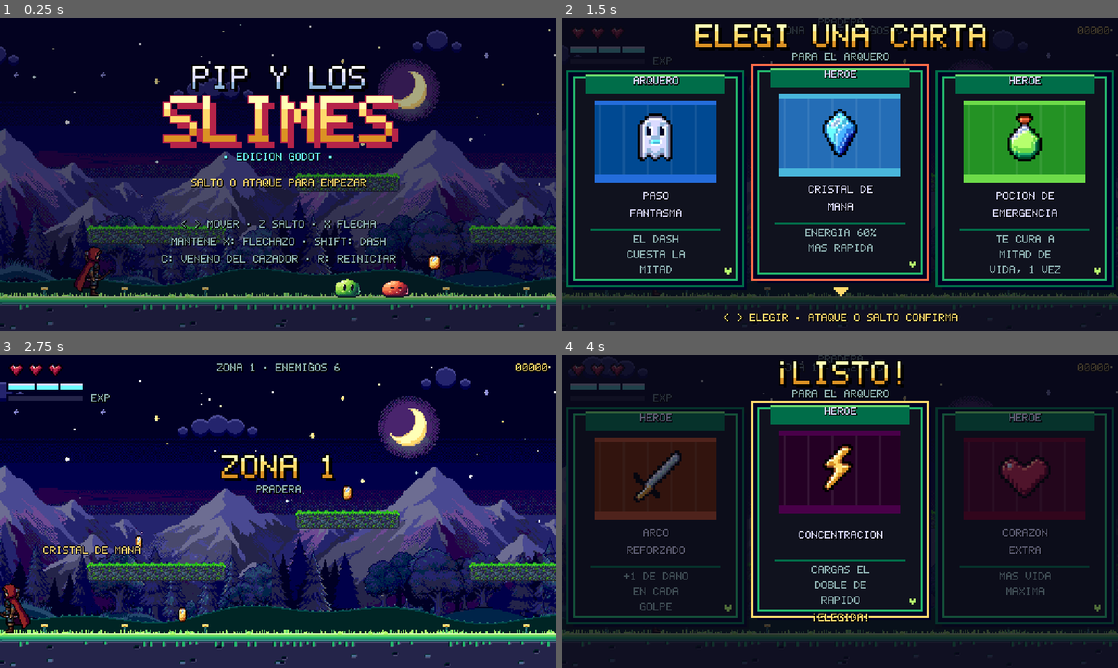
Above: before the commit, frames 1-4 (two rows, left to right).
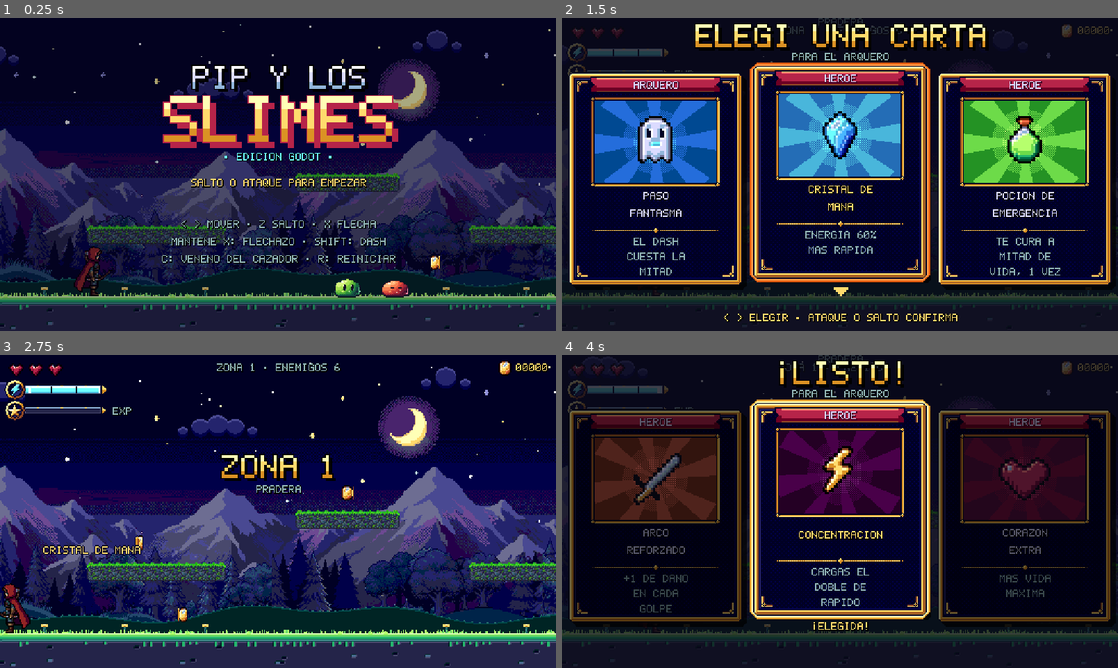
Above: after the commit, the same moments.

Repository: Monguit0/PIP-SLIME-GODOT
Game: Godot game, scene res://scenes/main.tscn
The game is run twice, just before and just after one commit, with the same random seed, the same clock (stepped at 60 frames per second) and the same inputs.
Inputs:
- Up to frame 1 (0.25 s): no input
- Up to frame 2 (1.5 s): hold X (atacar) 0.53-1.28 s; hold Right (derecha) from 0.53 s (still down); tap Space (saltar) at 0.77 s; tap Shift (especial) at 1.35 s
- Up to frame 3 (2.75 s): tap Space (saltar) at 1.52 s; release Right (derecha) at 2.03 s; hold Left (izquierda) from 2.03 s (still down); tap C (poder) at 2.1 s
- Up to frame 4 (4 s): release Left (izquierda) at 2.78 s; hold Right (derecha) from 2.78 s (still down); tap R (reiniciar) at 2.85 s; tap Space (saltar) at 3.02, 3.77 s; tap Z at 3.6 s

The runs differ from the first frame. In frame 1, less than 0.1% of the frame differs, in the area x 77-80%, y 75-81%; in frame 2, 32%, in the area x 0-100%, y 2-87%; in frame 3, 1.5%; in frame 4, 26%.

Commit message:
HUD en HD: barras con medallón, barra del jefe, marco de cartas y moneda que gira con canto
Co-Authored-By: Claude Opus 5.5 <noreply@anthropic.com>
Claude-Session: https://claude.ai/code/session_01Ei4JdnCu4YgE3Dnq9TvGQ8

Diff:
--- a/scripts/coin.gd
+++ b/scripts/coin.gd
@@ -1,8 +1,10 @@
 extends Node2D
-## Moneda: gira, flota y aparece con un saltito. La junta Pip o una flecha que pasa.
-## Cada una seguida sube el combo (y la nota, por la escala mayor).
+## Moneda: gira (con el canto dorado a la vista), flota y aparece con un saltito. La junta Pip o una
+## flecha que pasa. Cada una seguida sube el combo (y la nota, por la escala mayor).
 
-const TEX := preload("res://assets/sprites/items/coin.png")
+const Pix := preload("res://scripts/pix.gd")
+const SPIN := preload("res://assets/sprites/items/coin_spin.png")  # 8 cuadros de media vuelta, en HD
+const FRAMES := 8
 
 var t := 0.0
 var glint := 0.0   # destellito cada tanto
@@ -47,11 +49,15 @@
 	if born < 0.0:
 		return
 	var pop := minf(1.0, born / 0.25)
-	var spin := absf(cos(t * 3.2))
+	var fw := SPIN.get_width() / float(FRAMES)
+	var fh := float(SPIN.get_height())
+	var f := int(fmod(t * 3.2, PI) / PI * FRAMES) % FRAMES
 	var bob := roundf(sin(t * 4.0) * 1.5)
-	var w := maxf(2.0, roundf(6.0 * spin)) * ((0.5 + pop * 0.6) if pop < 1.0 else 1.0)
-	w = roundf(w)
-	draw_texture_rect(TEX, Rect2(-w / 2.0, -3.0 + bob, w, 7), false)
+	var grow := (0.5 + pop * 0.6) if pop < 1.0 else 1.0  # al nacer crece con un saltito
+	var sz := Vector2(fw, fh) / 2.0 * grow
+	draw_texture_rect_region(SPIN, Rect2(Pix.snapv(Vector2(-sz.x / 2.0, -3.0 + bob + (7.0 - sz.y) / 2.0)), sz),
+		Rect2(f * fw, 0, fw, fh))
+	var w := fw / 2.0 * absf(cos(t * 3.2))
 	# destellito de cuatro puntas en el borde
 	if glint < 0.0 and pop >= 1.0:
 		var k := sin(-glint / 0.2 * PI)
--- a/scripts/hud.gd
+++ b/scripts/hud.gd
@@ -4,12 +4,29 @@
 ## franjas de cine, pantalla roja, cuadro de impacto, ¡CRÍTICO!, carteles, elección de cartas,
 ## título, fin del juego y victoria. Sigue andando con el juego en pausa (para elegir cartas).
 
+const Pix := preload("res://scripts/pix.gd")
 const W := 256.0
 const H := 144.0
 const HEART := preload("res://assets/sprites/items/heart.png")
 const HEART0 := preload("res://assets/sprites/items/heart0.png")
 const SLIMES := preload("res://assets/sprites/slimes.png")
 const COIN := preload("res://assets/sprites/items/coin.png")
+const COIN_SPIN := preload("res://assets/sprites/items/coin_spin.png")
+const UI := "res://assets/sprites/ui/"
+const BAR_EN := preload("res://assets/sprites/ui/bar_energia.png")
+const BAR_XP := preload("res://assets/sprites/ui/bar_exp.png")
+const BAR_BOSS := preload("res://assets/sprites/ui/bar_jefe.png")
+const ICON_EN := preload("res://assets/sprites/ui/icon_energia.png")
+const ICON_XP := preload("res://assets/sprites/ui/icon_exp.png")
+const ICON_BOSS := preload("res://assets/sprites/ui/icon_jefe.png")
+const CARD := preload("res://assets/sprites/ui/carta.png")
+const CARD_GLOW := preload("res://assets/sprites/ui/carta_brillo.png")
+## barras: dónde va el relleno (en 256x144) y dónde empieza ese relleno dentro de su marco HD
+const EN := Rect2(12, 14.5, 34, 3)
+const XPB := Rect2(12, 24.5, 34, 2)
+const BOSS := Rect2(68, 12, 120, 4)
+const CARD_W := 80.0
+const CARD_H := 98.0
 const RAMPS := {"r": Pal.RAMP_R, "o": Pal.RAMP_O, "l": Pal.RAMP_L, "c": Pal.RAMP_C, "y": Pal.RAMP_Y,
 	"p": Pal.RAMP_P, "b": Pal.RAMP_B, "g": Pal.RAMP_G, "s": Pal.RAMP_S}
 
@@ -31,9 +48,10 @@
 	canvas.draw.connect(_draw_hud)
 	add_child(canvas)
 	for c in main.CARDS:
-		var path: String = "res://assets/sprites/items/card_%s.png" % c.id
-		if ResourceLoader.exists(path):
-			icons[c.id] = load(path)
+		for path in [UI + "carta_%s.png" % c.id, "res://assets/sprites/items/card_%s.png" % c.id]:
+			if ResourceLoader.exists(path):
+				icons[c.id] = load(path)
+				break
 
 
 func _process(dt: float) -> void:
@@ -147,16 +165,20 @@
 
 func _draw_status() -> void:
 	for i in player.max_hearts:
-		canvas.draw_texture_rect(HEART if i < player.hearts else HEART0, Rect2(4 + i * 9, 4, 7, 6), false)
-	_draw_energy(4, 13, 34)
-	_draw_xp(4, 19, 34)
-	# carga del arco
+		var ht: Texture2D = HEART if i < player.hearts else HEART0
+		canvas.draw_texture_rect(ht, Rect2(4 + i * 9, 4, ht.get_width() / 2.0, ht.get_height() / 2.0), false)
+	_draw_energy()
+	_draw_xp()
+	# carga del arco: una rayita debajo de la experiencia
 	if player.charge >= Player.CHG_ON:
 		var k := clampf(player.charge / player.chg_full(), 0.0, 1.0)
-		_rect(4, 24, 34 * k, 1, Pal.Y if k >= 1.0 else Pal.S)
-	# puntos y combo
+		_rect(XPB.position.x - 0.5, 28.5, XPB.size.x + 1, 2, Pal.K)
+		_fill(XPB.position.x, 29, XPB.size.x * k, 1, Pal.RAMP_Y if k >= 1.0 else Pal.RAMP_S)
+	# puntos (con la moneda al lado) y combo
 	var bump := -1.0 if main.score_bump > 0.5 else 0.0
-	_text("%05d" % roundi(main.shown_score), W - 4, 4 + bump, Pal.W if main.score_bump > 0.5 else Pal.Y, 1, 2)
+	var sc := "%05d" % roundi(main.shown_score)
+	_text(sc, W - 4, 4 + bump, Pal.W if main.score_bump > 0.5 else Pal.Y, 1, 2)
+	canvas.draw_texture_rect(COIN, Rect2(W - 4 - PText.width(sc) - 8.0, 2.5 + bump, 6, 7), false)
 	if main.combo > 1:
 		_text("x%d" % main.combo, W - 4, 12, Pal.C, 1, 2)
 	# zona y slimes que quedan
@@ -165,56 +187,103 @@
 		_text("ZONA %d" % (main.z + 1) + ("" if main.cleared else " · ENEMIGOS %d" % left), W / 2.0, 4, Pal.S)
 		if main.cleared and main.gates[main.z].open > 0.5 and int(t * 4.0) % 2 == 1:
 			_text("SEGUÍ >", W - 6, 96, Pal.Y, 1, 2)
-	# barra del jefe
+	# barra del jefe: marco de hierro y oro con el yelmo en el medallón
 	var b = main.boss
 	if b != null and is_instance_valid(b) and not b.state in ["wait", "drop", "gone"]:
 		var shx := roundf(randf_range(-2, 2)) if b.bar_shake > 0.0 else 0.0
-		var bx := 68.0 + shx
-		var by := 12.0
-		var bw := 120.0
+		var r := Rect2(BOSS.position + Vector2(shx, 0), BOSS.size)
 		var name_col := (Pal.R if int(t * 8.0) % 2 == 1 else Pal.Y) if b.phase >= 3 else (Pal.O if b.phase >= 2 else Pal.S)
-		_text("MEGA CABALLERO", W / 2.0, 4, name_col)
-		_rect(bx - 1.5, by - 1.5, bw + 3, 7, Pal.S)
-		_rect(bx - 1, by - 1, bw + 2, 6, Pal.K)
-		_rect(bx, by, bw, 4, Pal.D)
+		_text("MEGA CABALLERO", W / 2.0, 3, name_col)
+		_frame(BAR_BOSS, r, Vector2(22, 8))
 		var fill: float = b.fill
-		_rect(bx, by, roundf(bw * b.shown_hp / b.max_hp * fill), 4, Pal.W)
-		var hw := roundf(bw * b.hp / b.max_hp * fill)
-		_rect(bx, by, hw, 4, Pal.O if b.phase >= 2 else Pal.R)
-		_rect(bx, by, hw, 1, Pal.Y if b.phase >= 2 else Pal.O)
-		_rect(bx + bw / 2.0, by, 1, 4, Pal.K)
-		_rect(bx + bw / 4.0, by, 1, 4, Pal.K)
+		var x := r.position.x
+		var y := r.position.y
+		var bw := r.size.x
+		_fill(x, y, bw * b.shown_hp / b.max_hp * fill, 4, Pal.RAMP_W, false)
+		var hw: float = bw * b.hp / b.max_hp * fill
+		var ramp: Array = Pal.RAMP_O if b.phase >= 2 else Pal.RAMP_R
+		_fill(x, y, hw, 4, ramp)
+		_shine(x, y, hw, 4, ramp, 0.8)
+		for q in [0.25, 0.5, 0.75]:
+			_rect(x + roundf(bw * q), y, 0.5, 4, Pal.K)
+		_icon(ICON_BOSS, r.position - Vector2(11, 4) + Vector2(6, 6))
+
+
+## Marco HD de una barra, corrido para que su hueco (que empieza en inner, en px de la textura) caiga en r.
+func _frame(tx: Texture2D, r: Rect2, inner: Vector2, mod: Color = Color.WHITE) -> void:
+	canvas.draw_texture_rect(tx, Rect2(r.position - inner / 2.0, tx.get_size() / 2.0), false, mod)
+
+
+## Ícono centrado en c, a su tamaño HD.
+func _icon(tx: Texture2D, c: Vector2, mod: Color = Color.WHITE) -> void:
+	var sz := tx.get_size() / 2.0
+	canvas.draw_texture_rect(tx, Rect2((c - sz / 2.0).snapped(Vector2(0.5, 0.5)), sz), false, mod)
+
+
+## Relleno con su rampa: brillo arriba, sombra abajo y la punta encendida.
+func _fill(x: float, y: float, w: float, h: float, r: Array, edge: bool = true) -> void:
+	w = roundf(w * 2.0) / 2.0
+	if w <= 0.0:
+		return
+	_rect(x, y, w, h, r[2])
+	_rect(x, y, w, 0.5, r[4])
+	if h >= 2.0:
+		_rect(x, y + 0.5, w, 0.5, r[3])
+	_rect(x, y + h - 0.5, w, 0.5, r[1])
+	if edge and w >= 1.0:
+		_rect(x + w - 0.5, y, 0.5, h, r[4])
+
+
+## Un brillo que recorre la barra cada tanto.
+func _shine(x: float, y: float, w: float, h: float, r: Array, speed: float = 1.0) -> void:
+	var p := fmod(t * speed, 2.6) / 2.6
+	var sx := roundf((p * (w + 50.0) - 4.0) * 2.0) / 2.0
+	if sx < 0.0 or sx + 1.5 > w:
+		return
+	_rect(x + sx, y, 1.0, h, r[4])
+	_rect(x + sx + 1.0, y, 0.5, h, r[3])
 
 
 ## Energía con marcas de lo que cuesta el dash; con veneno titila en verde.
-func _draw_energy(x: float, y: float, w: float) -> void:
+func _draw_energy() -> void:
+	var x := EN.position.x
+	var y := EN.position.y
+	var w := EN.size.x
+	var h := EN.size.y
 	var cost := player.dash_cost()
 	var k := clampf(player.energy / Player.EN_MAX, 0.0, 1.0)
 	var warn := player.energy_flash > 0.0 and int(player.energy_flash * 16.0) % 2 == 1
-	_rect(x - 1, y - 1, w + 2, 5, Pal.R if warn else Pal.K)
-	_rect(x, y, w, 3, Pal.D)
+	_frame(BAR_EN, EN, Vector2(20, 7), Color(1.0, 0.3, 0.35) if warn else Color.WHITE)
 	var ready := player.energy >= cost
-	var col := Pal.C if ready else Pal.BB
+	var ramp: Array = Pal.RAMP_C if ready else Pal.RAMP_BB
 	if player.venom:
-		col = Pal.L if int(t * 10.0) % 2 == 1 else Pal.G
-	_rect(x, y, roundf(w * k), 3, col)
-	_rect(x, y, roundf(w * k), 1, Pal.W if ready else Pal.B)
+		ramp = Pal.RAMP_L if int(t * 10.0) % 2 == 1 else Pal.RAMP_G
+	_fill(x, y, w * k, h, ramp)
+	if ready:
+		_shine(x, y, w * k, h, ramp)
 	var c := cost
 	while c < Player.EN_MAX:
-		_rect(x + roundf(w * c / Player.EN_MAX), y, 1, 3, Pal.K)
+		_rect(x + roundf(w * c / Player.EN_MAX * 2.0) / 2.0, y, 0.5, h, Pal.K)
 		c += cost
-
-
-## Experiencia; ya evolucionado, el nombre en dorado.
-func _draw_xp(x: float, y: float, w: float) -> void:
+	_icon(ICON_EN, EN.position - Vector2(10, 3.5) + Vector2(5, 5), Color.WHITE if ready else Color(0.5, 0.55, 0.8))
+
+
+## Experiencia; ya evolucionado, la barra llena y el nombre en dorado.
+func _draw_xp() -> void:
+	var x := XPB.position.x
+	var y := XPB.position.y
+	var w := XPB.size.x
+	var h := XPB.size.y
+	_frame(BAR_XP, XPB, Vector2(20, 8))
 	if player.evo:
-		_text("CAZADOR", x, y, Pal.W if int(t * 2.0) % 4 == 0 else Pal.Y, 1, 0, Pal.K)
-		return
-	_rect(x - 1, y - 1, w + 2, 4, Pal.K)
-	_rect(x, y, w, 2, Pal.D)
-	var c := Pal.W if main.xp_bump > 0.5 and int(t * 20.0) % 2 == 1 else Pal.Y
-	_rect(x, y, roundf(w * minf(1.0, float(main.xp) / main.XP_EVO)), 2, c)
-	_text("EXP", x + w + 4, y - 1, Pal.S, 1, 0)
+		_fill(x, y, w, h, Pal.RAMP_Y)
+		_shine(x, y, w, h, Pal.RAMP_Y, 1.4)
+		_text("CAZADOR", x + w + 6, y - 0.5, Pal.W if int(t * 2.0) % 4 == 0 else Pal.Y, 1, 0, Pal.K)
+	else:
+		var flash: bool = main.xp_bump > 0.5 and int(t * 20.0) % 2 == 1
+		_fill(x, y, w * minf(1.0, float(main.xp) / main.XP_EVO), h, Pal.RAMP_W if flash else Pal.RAMP_Y)
+		_text("EXP", x + w + 6, y - 0.5, Pal.S, 1, 0)
+	_icon(ICON_XP, XPB.position - Vector2(10, 4) + Vector2(5, 5))
 
 
 func _draw_banner() -> void:
@@ -264,50 +333,47 @@
 
 
 func _draw_card(c: Dictionary, x: float, on: bool, dim: bool, picked: bool) -> void:
-	var w := 80.0
-	var h := 98.0
+	var w := CARD_W
+	var h := CARD_H
 	var y := 25.0 - (3.0 if on else 0.0)
-	var frame: Array = Pal.RAMP_G
 	var ramp: Array = RAMPS.get(c.col, Pal.RAMP_S)
-	_rect(x + 2, y + 2, w, h, Pal.K)
-	_rect(x - 1, y - 1, w + 2, h + 2, ((Pal.Y if picked or int(t * 6.0) % 2 == 1 else Pal.O) if on else frame[1]))
-	_rect(x, y, w, h, Pal.K)
-	_rect(x + 2, y + 2, w - 4, h - 4, frame[2])
-	_rect(x + 3, y + 3, w - 6, h - 6, Color("10121e"))
-	# cinta de arriba
-	_rect(x + 8, y + 1, w - 16, 9, frame[1])
-	_rect(x + 8, y + 1, w - 16, 1, frame[3])
-	_text("ARQUERO" if c.get("only", false) else "HÉROE", x + w / 2.0, y + 2, Pal.W)
-	# ventana del dibujo con el color de la carta
-	_rect(x + 12, y + 13, w - 24, 38, ramp[0])
-	_rect(x + 12, y + 13, w - 24, 2, ramp[1])
-	_rect(x + 12, y + 47, w - 24, 4, ramp[1])
-	for k in 5:
-		_rect(x + 14 + k * 11, y + 15, 1, 32, Color(1, 1, 1, 0.08))
+	var cr := Rect2(x - 2, y - 2, w + 4, h + 4)  # la textura tiene 2 de margen para el brillo
+	canvas.draw_texture_rect(CARD, Rect2(cr.position + Vector2(2, 2), cr.size), false, Color(0, 0, 0, 0.7))
+	if on:
+		var lit := picked or int(t * 6.0) % 2 == 1
+		canvas.draw_texture_rect(CARD_GLOW, cr, false, Color.WHITE if lit else Color(1, 0.6, 0.4))
+	# la ventana del dibujo, con el color de la carta y rayos que giran despacio (el marco los recorta)
+	var wx := x + 12.0
+	var wy := y + 13.0
+	var cc := Vector2(x + w / 2.0, wy + 19.0)
+	_rect(wx, wy, 56, 38, ramp[0])
+	for i in 8:
+		var a := t * 0.5 + i * TAU / 8.0
+		canvas.draw_colored_polygon(PackedVector2Array([cc, cc + Vector2(cos(a - 0.17), sin(a - 0.17)) * 30.0,
+			cc + Vector2(cos(a + 0.17), sin(a + 0.17)) * 30.0]), ramp[1])
+	Pix.disc_dither(canvas, cc, 15.0, ramp[1])
+	Pix.disc_dither(canvas, cc, 10.0, ramp[2], true)
+	canvas.draw_texture_rect(CARD, cr, false)
 	var bob := roundf(sin(t * 5.0)) if on and not picked else 0.0
 	if icons.has(c.id):
-		canvas.draw_texture_rect(icons[c.id], Rect2(x + w / 2.0 - 12, y + 19 + bob, 24, 24), false)
+		canvas.draw_texture_rect(icons[c.id], Rect2(cc.x - 12, cc.y - 12 + bob, 24, 24), false)
+	_text("ARQUERO" if c.get("only", false) else "HÉROE", x + w / 2.0, y + 4, Pal.W, 1, 1, Pal.RAMP_R[0])
 	# nombre y efecto
 	var lines := _wrap(c.name, 12).slice(0, 2)
 	for j in lines.size():
-		_text(lines[j], x + w / 2.0, y + 55 + j * 8 + (4 if lines.size() == 1 else 0), Pal.W)
-	_rect(x + 10, y + 72, w - 20, 1, frame[1])
+		_text(lines[j], x + w / 2.0, y + 55 + j * 8 + (4 if lines.size() == 1 else 0), Pal.Y if on else Pal.W)
 	var desc := _wrap(c.desc, 12).slice(0, 3)
 	for j in desc.size():
-		_text(desc[j], x + w / 2.0, y + 75 + j * 7, Pal.S, 1, 1, Color(0, 0, 0, 0))
-	# corazoncito del héroe en la esquina
-	_rect(x + w - 8, y + h - 8, 1, 1, Pal.L)
-	_rect(x + w - 6, y + h - 8, 1, 1, Pal.L)
-	_rect(x + w - 8, y + h - 7, 3, 1, Pal.L)
-	_rect(x + w - 7, y + h - 6, 1, 1, Pal.L)
+		_text(desc[j], x + w / 2.0, y + 76 + j * 7, Pal.S, 1, 1, Color(0, 0, 0, 0))
 	if dim:
-		_rect(x - 1, y - 1, w + 4, h + 4, Color(0.04, 0.04, 0.09, 0.6))
+		canvas.draw_texture_rect(CARD, cr, false, Color(0.04, 0.04, 0.09, 0.6))
+		_rect(wx, wy, 56, 38, Color(0.04, 0.04, 0.09, 0.6))
 	if on and not picked:
 		var ay := y + h + 3 + (int(t * 4.0) % 2)
 		for k in 4:
 			_rect(x + w / 2.0 - 3 + k, ay + k, 7 - k * 2, 1, Pal.Y)
 	if picked:
-		_text("¡ELEGIDA!", x + w / 2.0, y + h - 1, Pal.Y)
+		_text("¡ELEGIDA!", x + w / 2.0, y + h + 3, Pal.Y)
 
 
 func _draw_picker() -> void:
@@ -345,7 +411,10 @@
 	var f2 := int(t * 12.0 + 3) % 8
 	var sq2 := sin(t * 9.0) * 0.1
 	_slime(Vector2(182, 128), 1, f2, Vector2(1 + sq2, 1 - sq2))
-	canvas.draw_texture_rect(COIN, Rect2(197, 108 + roundf(sin(t * 4.0) * 1.5), 6, 7), false)
+	var fw := COIN_SPIN.get_width() / 8.0
+	var cf := int(fmod(t * 3.2, PI) / PI * 8.0) % 8
+	canvas.draw_texture_rect_region(COIN_SPIN, Rect2(197, 108 + roundf(sin(t * 4.0) * 1.5), fw / 2.0, COIN_SPIN.get_height() / 2.0),
+		Rect2(cf * fw, 0, fw, COIN_SPIN.get_height()))
 
 
 func _slime(feet: Vector2, row: int, frame: int, sq: Vector2) -> void:
Binary file added: assets/sprites/items/coin_spin.png
Binary file added: assets/sprites/ui/bar_energia.png
Binary file added: assets/sprites/ui/bar_exp.png
Binary file added: assets/sprites/ui/bar_jefe.png
Binary file added: assets/sprites/ui/carta.png
Binary file added: assets/sprites/ui/carta_brillo.png
Binary file added: assets/sprites/ui/icon_energia.png
Binary file added: assets/sprites/ui/icon_exp.png
Binary file added: assets/sprites/ui/icon_jefe.png
Not shown, added: tools/ui/LEEME.md
